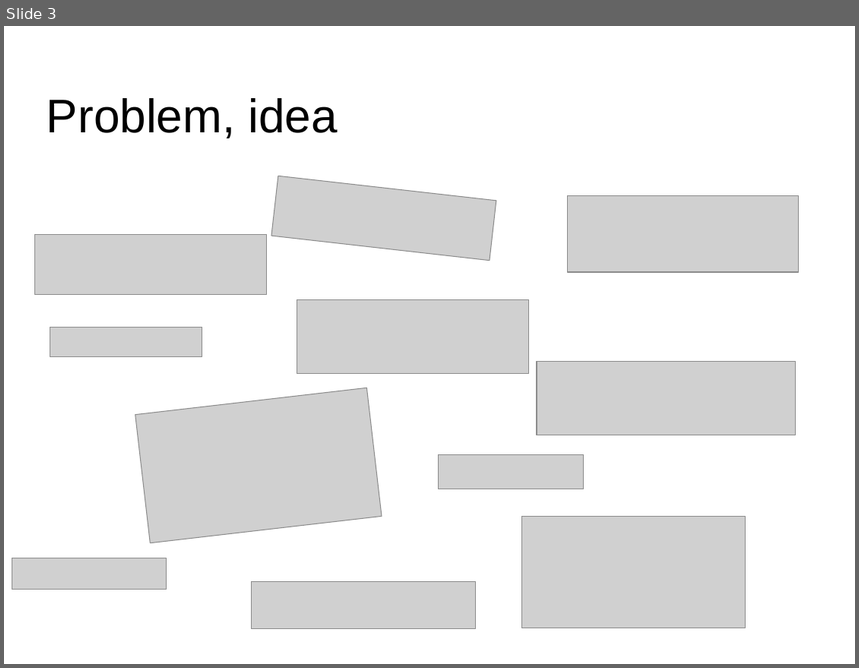
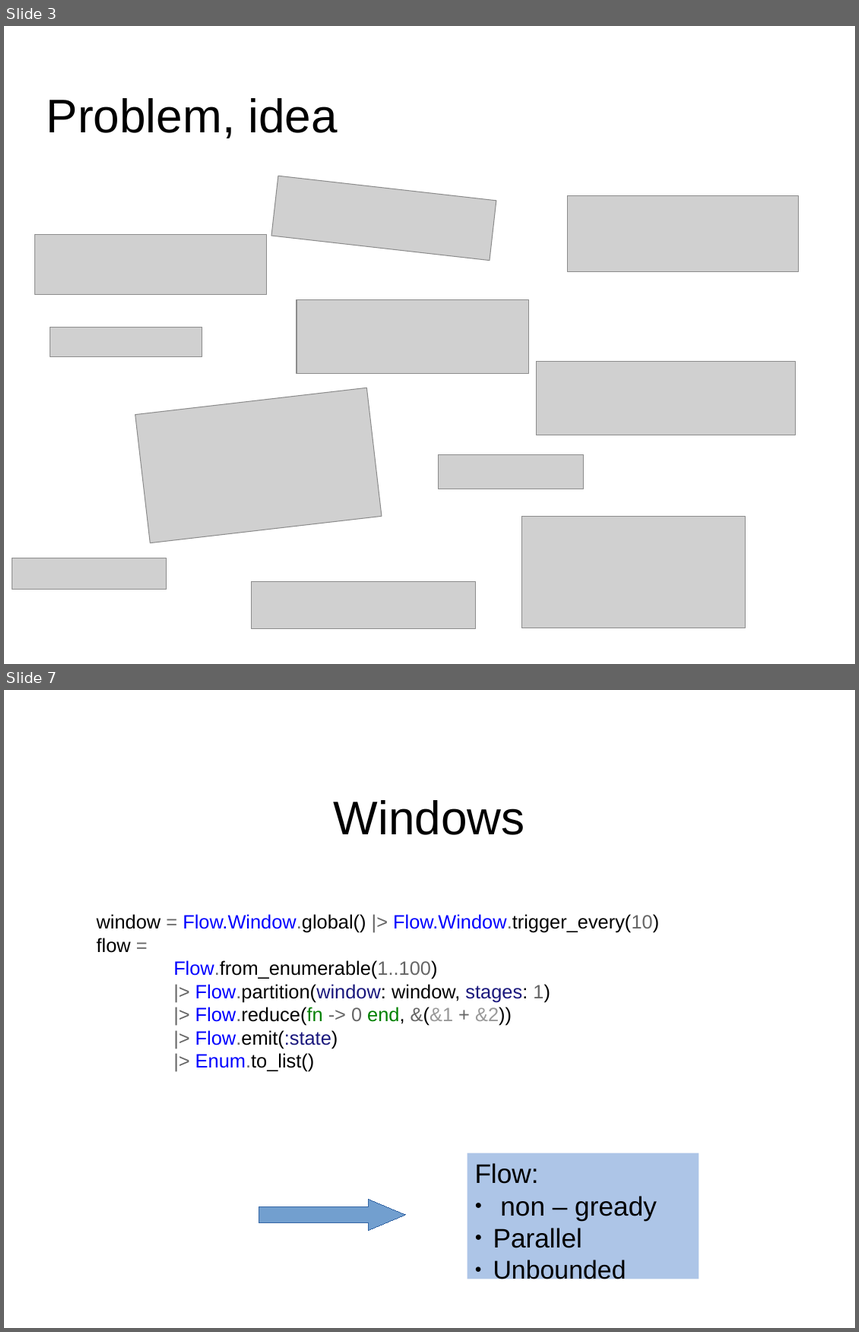
Before and after one commit to zemiret/elixir-mess, a slide deck: docs/presentation/Antoni_Mleczko.Jacek_Gosztyla.odp. Shown one above the other, each under a label of ours: slide 3 before the commit, slides 3 and 7 after it; the slides between them are not shown. The pictures are 859x668 and 859x1332 pixels, drawn with LibreOffice and Linux fonts; fonts in the diff are those of the drawing; grey boxes stand for pictures; background and template pictures are left out. Boxes give left, top, right and bottom in pixels: in the first picture for what was removed or moved away, otherwise in the second. Text is boxed around its words. In the diff, an @@ line names an element or a change of style, - is before the commit and + after.

```diff
--- a/docs/presentation/Antoni_Mleczko.Jacek_Gosztyla.odp
+++ b/docs/presentation/Antoni_Mleczko.Jacek_Gosztyla.odp
@@ slide 7 added at <box>4,690,855,1328</box>, background #FFFFFF @@
@@ title added at <box>334,800,525,835</box>, 44 pt, text #000000 @@
+Windows
@@ text added at <box>97,914,659,1072</box>, 18 pt, text #000000 @@
+window = Flow.Window.global() |> Flow.Window.trigger_every(10)
+flow =
+Flow.from_enumerable(1..100)
+|> Flow.partition(window: window, stages: 1)
+|> Flow.reduce(fn -> 0 end, &(&1 + &2))
+|> Flow.emit(:state)
+|> Enum.to_list()
@@ rectangle added at <box>468,1154,699,1279</box>, fill #ADC5E7, 25 pt, text #000000 @@
+Flow:
+● non – gready
+● Parallel
+● Unbounded
@@ right arrow added at <box>259,1200,405,1230</box>, fill #729FCF, outline #3465A4 0 pt @@
```
Also in this commit, not shown: 4 slides changed, 1 slide removed.
